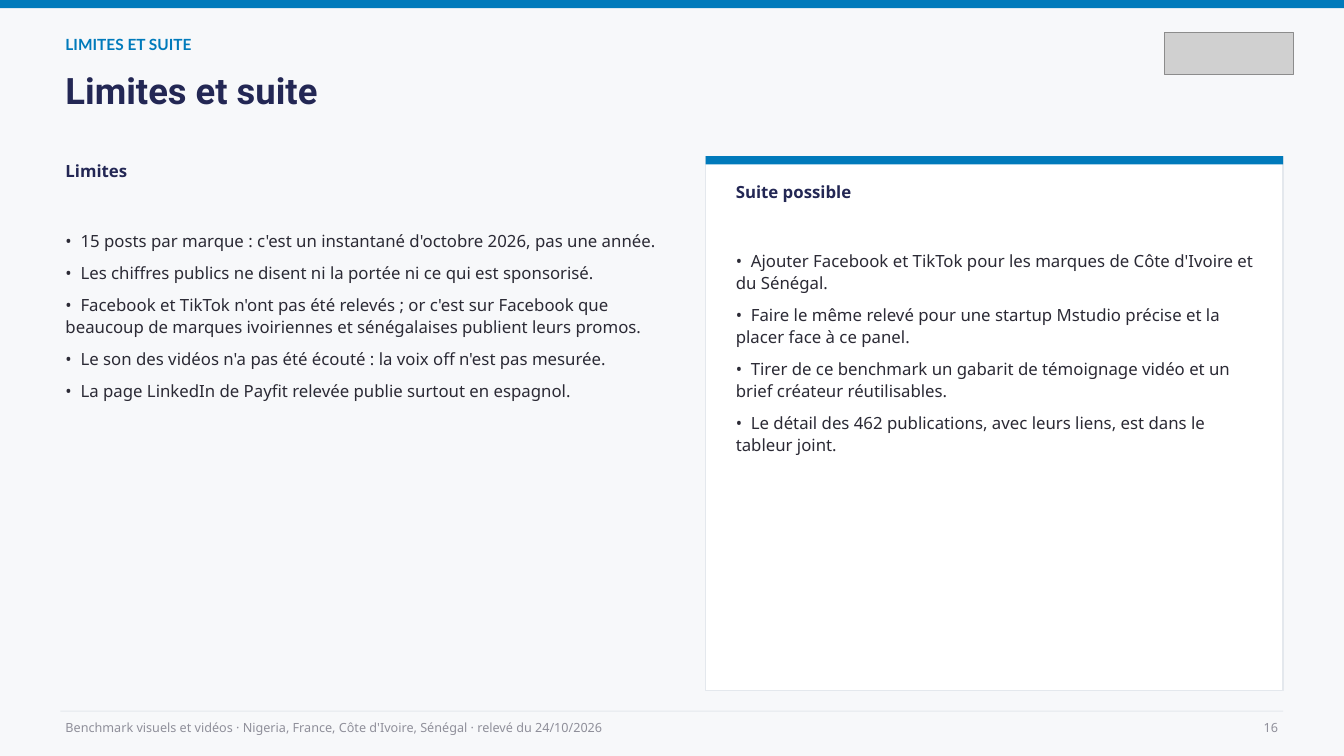
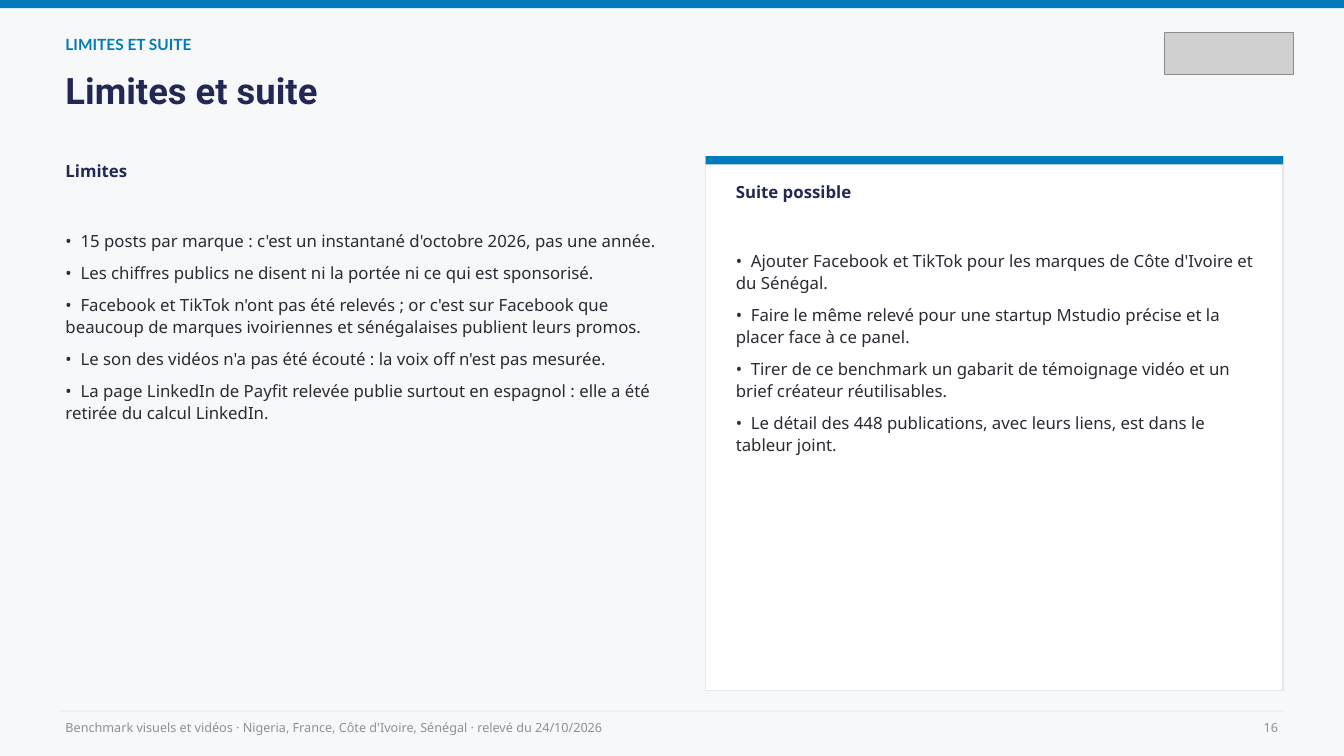
Before and after one commit to leslita06/fatima-unifood-fictif, a slide deck: slide 16 of benchmark-visuels/2026-10-24_benchmark-visuels-videos.pptx. Drawn at 1344x756 pixels with LibreOffice and Linux fonts; fonts in the diff are those of the drawing; grey boxes stand for pictures. Boxes give left, top, right and bottom in pixels: in the first picture for what was removed or moved away, otherwise in the second. Text is boxed around its words. In the diff, an @@ line names an element or a change of style, - is before the commit and + after.

```diff
--- a/benchmark-visuels/2026-10-24_benchmark-visuels-videos.pptx
+++ b/benchmark-visuels/2026-10-24_benchmark-visuels-videos.pptx
@@ text at box(65, 384, 650, 419): text changed @@
-• La page LinkedIn de Payfit relevée publie surtout en espagnol.
+• La page LinkedIn de Payfit relevée publie surtout en espagnol : elle a été retirée du calcul LinkedIn.
@@ text at box(736, 416, 1205, 455): text changed @@
-• Le détail des 462 publications, avec leurs liens, est dans le tableur joint.
+• Le détail des 448 publications, avec leurs liens, est dans le tableur joint.
```
Also in this commit, not shown: 4 other slides changed, 1 other file.
